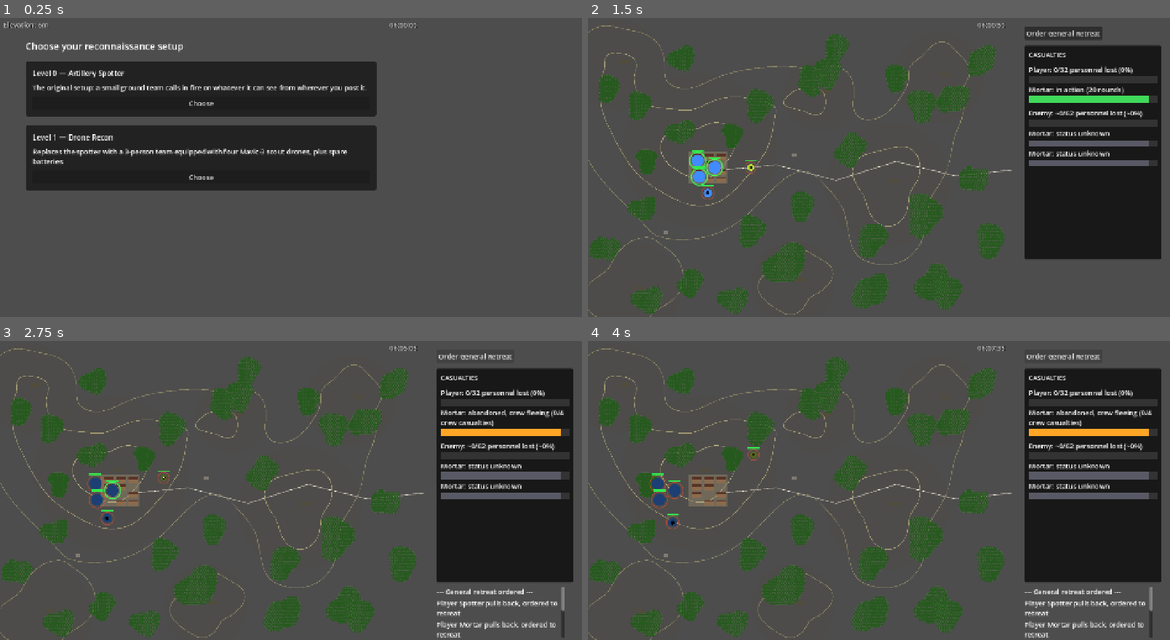
Above: before the commit, frames 1-4 (two rows, left to right).
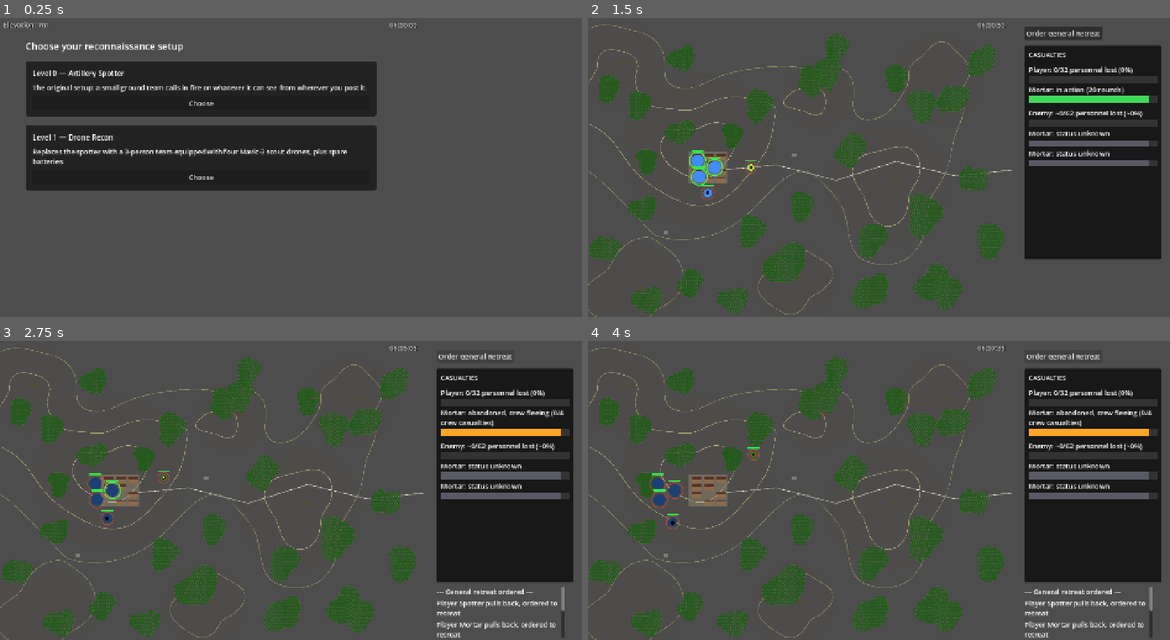
Above: after the commit, the same moments.

Repository: verybadcat/Drones
Game: Godot game, scene res://scenes/Main.tscn
Two runs of this game, one before a commit and one after it. Both use one fixed random seed, a clock stepped at 60 frames per second and the inputs below.
Inputs:
- Up to frame 1 (0.25 s): no input
- Up to frame 2 (1.5 s): click "Choose" at 0.5 s; click "Start Battle" at 1.25 s
- Up to frame 3 (2.75 s): click "Order General Retreat" at 2 s
- Up to frame 4 (4 s): click "Order General Retreat" at 2.75 s; click "Order General Retreat" at 3.5 s

The runs differ from the first frame. In frame 1, less than 0.1% of the frame differs, in the area x 6-8%, y 1-4%; in frame 2, 0.2%, in the area x 0-19%, y 2-90%; in frame 3, 0.2%; in frame 4, 0.2%.

Commit message:
Give the west flank real terrain instead of leaving it blank
The new region had no hills or forest, only buildings/deployment zones
were deliberately excluded - but that left it a featureless void instead
of open ground with the same rolling-hills character as the rest of the
map. Added 2 hills and 6 forest patches at a density matching the
existing terrain, with no new deployment-adjacent development.

As a side effect this also gives a mortar relocating into the west
flank genuine reverse-slope concealment to find, which was impossible
on the previous, feature-less version.

Co-Authored-By: Claude Sonnet 5 <noreply@anthropic.com>

Diff:
--- a/scripts/game_config.gd
+++ b/scripts/game_config.gd
@@ -123,6 +123,17 @@
 	{"center_m": Vector2(2700.0, 900.0), "radius_m": 300.0, "height_m": 14.0, "warp_harmonics": [
 		{"frequency": 3, "amplitude": 0.15, "phase": 2.2}, {"frequency": 2, "amplitude": 0.12, "phase": 0.7},
 	]}, # rise along the road's midpoint bend
+	# West flank (negative x — see GameConfig.WEST_FLANK_WIDTH_M): open,
+	# undeveloped ground with no deployment zones or buildings, but not a
+	# featureless void either — natural relief continuing the same rolling-
+	# hills character as the rest of the map, at a density roughly matching
+	# the existing 7 hills across the original 5000x3500m map.
+	{"center_m": Vector2(-600.0, 1200.0), "radius_m": 400.0, "height_m": 22.0, "warp_harmonics": [
+		{"frequency": 2, "amplitude": 0.16, "phase": 1.1}, {"frequency": 3, "amplitude": 0.1, "phase": 2.9},
+	]}, # west flank rise
+	{"center_m": Vector2(-1050.0, 2650.0), "radius_m": 340.0, "height_m": 17.0, "warp_harmonics": [
+		{"frequency": 3, "amplitude": 0.14, "phase": 0.6}, {"frequency": 2, "amplitude": 0.13, "phase": 3.2},
+	]}, # west flank rise, south
 ]
 const CONTOUR_INTERVAL_M: float = 10.0
 
@@ -395,6 +406,27 @@
 	{"center_m": Vector2(2900.0, 350.0), "radius_m": 150.0, "warp_harmonics": [
 		{"frequency": 2, "amplitude": 0.17, "phase": 2.5}, {"frequency": 3, "amplitude": 0.11, "phase": 0.6},
 	]}, # far north strip
+	# West flank (negative x) — same density/character as the rest of the
+	# map's woodland, continuing naturally from "far west rear woods" above
+	# rather than stopping dead at x=0.
+	{"center_m": Vector2(-300.0, 700.0), "radius_m": 160.0, "warp_harmonics": [
+		{"frequency": 2, "amplitude": 0.15, "phase": 0.8}, {"frequency": 3, "amplitude": 0.12, "phase": 2.6},
+	]}, # west flank copse, north
+	{"center_m": Vector2(-800.0, 1500.0), "radius_m": 190.0, "warp_harmonics": [
+		{"frequency": 3, "amplitude": 0.17, "phase": 1.9}, {"frequency": 2, "amplitude": 0.11, "phase": 3.5},
+	]}, # west flank woods
+	{"center_m": Vector2(-450.0, 2200.0), "radius_m": 150.0, "warp_harmonics": [
+		{"frequency": 2, "amplitude": 0.14, "phase": 2.4}, {"frequency": 4, "amplitude": 0.09, "phase": 0.9},
+	]}, # west flank copse
+	{"center_m": Vector2(-1100.0, 900.0), "radius_m": 170.0, "warp_harmonics": [
+		{"frequency": 3, "amplitude": 0.16, "phase": 0.3}, {"frequency": 2, "amplitude": 0.13, "phase": 2.1},
+	]}, # west flank woods, deep
+	{"center_m": Vector2(-1300.0, 2900.0), "radius_m": 155.0, "warp_harmonics": [
+		{"frequency": 2, "amplitude": 0.18, "phase": 1.5}, {"frequency": 3, "amplitude": 0.1, "phase": 3.7},
+	]}, # west flank woods, far edge
+	{"center_m": Vector2(-650.0, 3100.0), "radius_m": 145.0, "warp_harmonics": [
+		{"frequency": 4, "amplitude": 0.09, "phase": 2.7}, {"frequency": 2, "amplitude": 0.15, "phase": 0.5},
+	]}, # west flank copse, south
 ]
 
 # Legal area for the player to drag squads into — wider than just the
Not shown, changed: docs/designs/tactical-commander-doctrine.md
